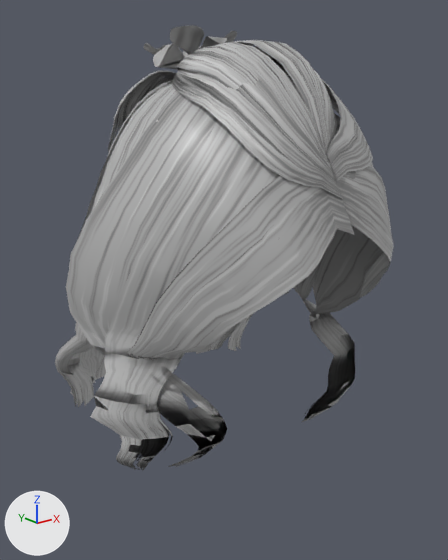
The glTF model public/models/daz_hair_twin_braids.glb: old version first, new version second.
Camera for both pictures: a camera (50 mm lens) standing at (-0.256, -0.316, 0.125) and looking at (-0.002, 0.002, -0.002). Lighting does not change. The marker at lower left points along +X, +Y and +Z. The picture after the commit comes second. Vertices at exactly the same position are counted once.

In view in the first picture: 'daz_hair_twin_braids'.
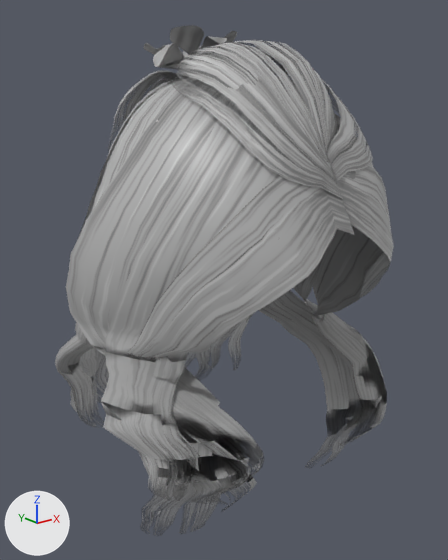
What differs and where, as boxes [x1, y1, x2, y2] in the pictures (448 x 560 px; the box of a moved part takes in the faces that stretch with it):
```json
{"object": "daz_hair_twin_braids", "change": "reshaped", "before": [55, 25, 394, 471], "after": [55, 25, 394, 536], "on screen": "15% taller"}
{"part": 1, "of": "me_daz_hair_twin_braids", "change": "added", "after": [105, 356, 195, 536]}
{"part": 2, "of": "me_daz_hair_twin_braids", "change": "added", "after": [258, 304, 362, 468]}
{"part": 3, "of": "me_daz_hair_twin_braids", "change": "added", "after": [221, 450, 257, 513]}
{"part": 4, "of": "me_daz_hair_twin_braids", "change": "added", "after": [178, 366, 240, 534]}
{"part": 5, "of": "me_daz_hair_twin_braids", "change": "built on", "before": [297, 285, 355, 422], "after": [270, 285, 387, 466]}
{"part": 6, "of": "me_daz_hair_twin_braids", "change": "added", "after": [70, 347, 241, 428]}
{"part": 7, "of": "me_daz_hair_twin_braids", "change": "moved or reshaped", "before": [90, 329, 227, 471], "after": [101, 329, 264, 505]}
{"part": 8, "of": "me_daz_hair_twin_braids", "change": "edited", "before": [55, 25, 394, 407], "after": [55, 25, 394, 407], "on screen": "looks the same"}
```

Scene script edits in JSON lines:
```json
{"op": "add", "block": "mat_daz_hair_twin_braids_mat_1", "code": ["mat_daz_hair_twin_braids_mat_1 = principled_material('daz_hair_twin_braids_Mat')", "mat_daz_hair_twin_braids_mat_1.texture = img_image_0  # with its transparency", "mat_daz_hair_twin_braids_mat_1.roughness = 0.46"]}
{"block": "me_daz_hair_twin_braids", "where": "# used by ob_daz_hair_twin_braids; location = (0.0, 0.0, 0.0)"}
{"op": "remove", "block": "me_daz_hair_twin_braids", "code": "me_daz_hair_twin_braids.from_pydata(...)  # 5260 vertices, 8161 faces; spans x -0.116..0.103, y -0.107..0.126, z -0.108..0.16"}
{"op": "add", "block": "me_daz_hair_twin_braids", "code": "me_daz_hair_twin_braids.from_pydata(...)  # 6495 vertices, 10122 faces; spans x -0.116..0.103, y -0.107..0.126, z -0.146..0.16"}
{"block": "me_daz_hair_twin_braids", "change": "me_daz_hair_twin_braids part 1: a new loose piece of 145 vertices spanning x -0.104..-0.055, y -0.069..0.037, z -0.138..0.037, in mat_daz_hair_twin_braids_mat_1 (picture img_image_0)"}
{"block": "me_daz_hair_twin_braids", "change": "me_daz_hair_twin_braids part 2: a new loose piece of 142 vertices spanning x 0.028..0.083, y -0.073..0.043, z -0.142..0.043, in mat_daz_hair_twin_braids_mat_1 (picture img_image_0)"}
{"block": "me_daz_hair_twin_braids", "change": "me_daz_hair_twin_braids part 3: a new loose piece of 141 vertices spanning x -0.081..-0.021, y -0.071..0.04, z -0.137..0.04, in mat_daz_hair_twin_braids_mat_1 (picture img_image_0)"}
{"block": "me_daz_hair_twin_braids", "change": "me_daz_hair_twin_braids part 4: a new loose piece of 139 vertices spanning x -0.086..-0.048, y -0.078..0.026, z -0.146..0.036, in mat_daz_hair_twin_braids_mat_1 (picture img_image_0)"}
{"block": "me_daz_hair_twin_braids", "change": "me_daz_hair_twin_braids part 5: 86 vertices moved from x 0.035..0.089, y -0.063..0.007, z -0.093..-0.027 to x 0.035..0.089, y -0.092..0.006, z -0.093..-0.027; 23 vertices removed from x 0.03..0.094, y -0.049..-0.002, z -0.105..-0.04; 270 vertices added at x 0.03..0.099, y -0.087..0.027, z -0.146..0.04"}
{"block": "me_daz_hair_twin_braids", "change": "me_daz_hair_twin_braids part 6: 395 vertices added at x -0.08..0.087, y 0.077..0.12, z -0.144..-0.106"}
{"block": "me_daz_hair_twin_braids", "change": "me_daz_hair_twin_braids part 7: 139 vertices moved from x -0.116..-0.035, y -0.051..0.009, z -0.099..-0.027 to x -0.116..-0.035, y -0.083..0.008, z -0.099..-0.027; 34 vertices removed from x -0.105..-0.04, y -0.041..-0.023, z -0.106..-0.082; 63 vertices added at x -0.105..-0.04, y -0.079..-0.058, z -0.122..-0.082"}
{"block": "me_daz_hair_twin_braids", "change": "me_daz_hair_twin_braids part 8: 8067 faces spanning x -0.116..0.103, y -0.107..0.126, z -0.108..0.16 switch from mat_daz_hair_twin_braids_mat to mat_daz_hair_twin_braids_mat_1 (picture img_image_0)"}
{"block": "me_daz_hair_twin_braids", "change": "other edits to the shape of me_daz_hair_twin_braids do not show in these pictures"}
```
